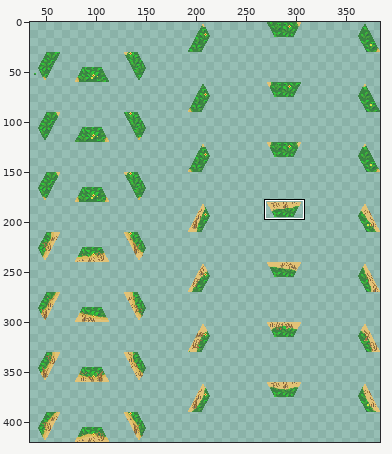
Sprite sheet, stored at assets/textures/tilesets/ForestGrass-Desert.png. The picture above shows the old version from afar; the outline marks the close-up.
Close-up. Old version:
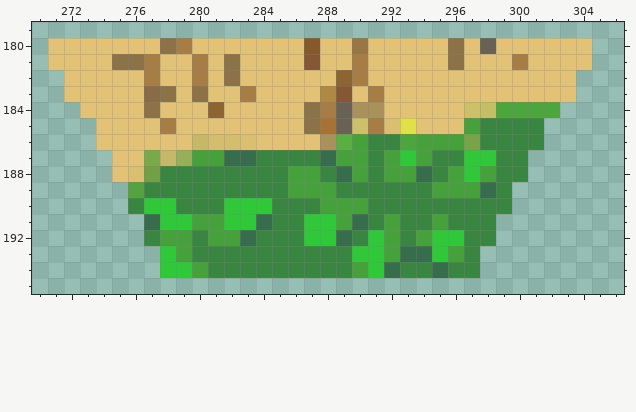
The file is 384x420 pixels. Colours within 5 levels of each other are drawn and written as one. Shown: x 270..306, y 179..195. The wide view leaves out empty margins. The commit also changed other parts of the picture, which this record leaves out.
New version:
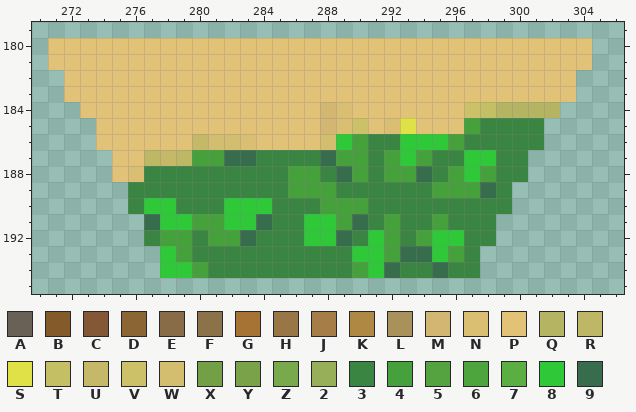
Palette (. is transparent): A #696155  B #855a2a  C #845836  D #8c6535  E #886c48  F #8b7248  G #a77334  H #987646  J #a77d47  K #af8944  L #a8915a  M #d3b672  N #dabf72  P #e2c276  Q #b5b462  R #beb766  S #e0e147  T #c4bf64  U #c5b969  V #ccc069  W #d3bd6f  X #73a046  Y #79a249  Z #78a94d  2 #98af59  3 #3b8543  4 #46a13d  5 #55a241  6 #4da53e  7 #5bae41  8 #2ec839  9 #376d4d
What changed:
The edit turns colour 5 into colour 3 in row 189 at x 276.
The edit turns colour X into colour 3 in row 188 at x 277.
The edit turns colour Y into colour 3 in row 186 at x 297.
The edit turns colour 4 into colour 8 in row 186 at x 294 to 295.
The edit turns colour 6 into colour 8 in row 186 at x 293.
The edit turns colour 7 into colour 8 in row 186 at x 289.
The edit turns colour G into colour M in row 185 at x 288.
The edit turns colour J into colour M in row 184 at x 288.
The edit turns colour A into colour N in rows 184 to 185 at x 289.
The edit turns colour A into colour P in row 180 at x 298.
The edit turns colour B into colour P in row 180 at x 287.
The edit turns colour C into colour P in row 181 at x 287; in row 183 at x 289.
The edit turns colour D into colour P in row 182 at x 289; in row 184 at x 281.
The edit turns colour E into colour P in row 183 at x 277.
The edit turns colour F into colour P in row 180 at x 278 and 296; in row 181 at x 275 to 276, 282 and 296; in row 182 at x 282; in row 183 at x 278 and 280; in row 184 at x 277 and 287; in row 185 at x 287.
The edit turns colour H into colour P in row 180 at x 290.
The edit turns colour J into colour P in row 180 at x 279; in row 181 at x 277, 280, 290 and 300; in row 182 at x 277, 280 and 290; in row 183 at x 283 and 291; in row 185 at x 278 and 291.
The edit turns colour K into colour P in row 183 at x 288.
The edit turns colour L into colour P in row 184 at x 290 to 291.
The edit turns colour 6 into colour Q in row 184 at x 299 to 302.
The edit turns colour 2 into colour R in row 187 at x 279.
The edit turns colour Z into colour R in row 187 at x 277.
The edit turns colour L into colour W in row 186 at x 288.
